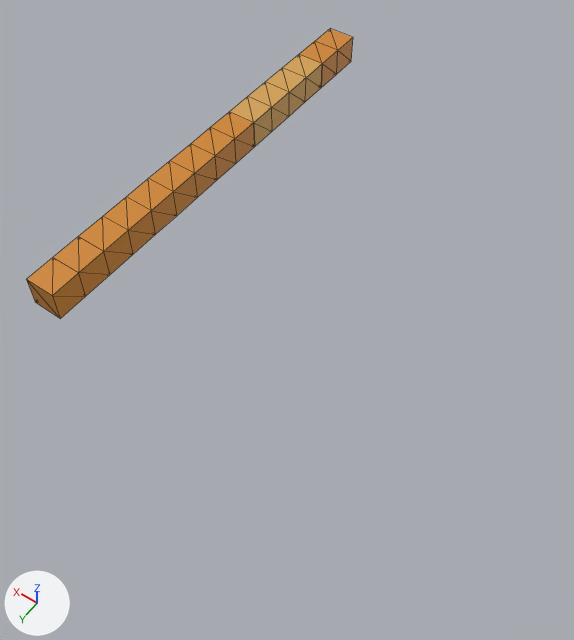
What one commit did to the glTF model battle_city_tank/mamont_gun.gltf.
Both versions are drawn from a 50 mm lens placed at (-13.62, 8.0, 17.0), pointed at (-5.29, -3.67, -1.34). Every picture has the same lights, and +X, +Y and +Z are marked at lower left. Mesh edges are drawn as thin lines. Vertices at the same position are counted once.

In view in the first picture: 'Cube', 'Плоскость.001'.
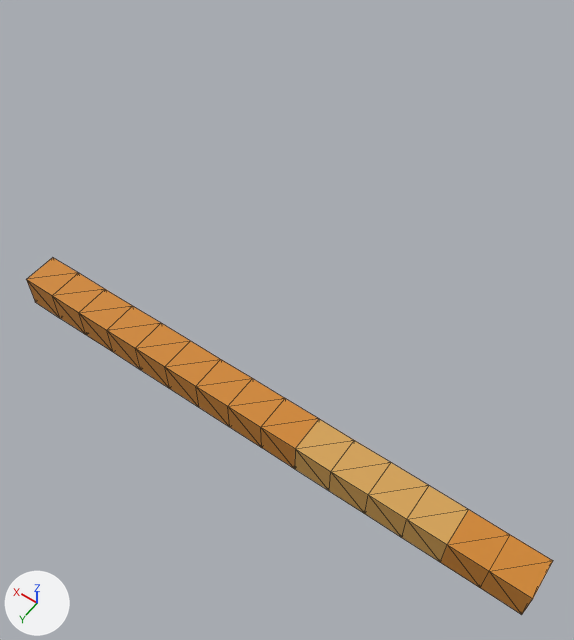
Where the change shows, as pixel boxes (x1, y1, x2, y2) in the pictures (574 x 640 px):
'Плоскость.001', reshaped, turned
    before: (229, 54, 322, 146)
    after: (26, 258, 553, 615)
'Cube', deleted (orange)
    before: (26, 29, 353, 319)
part 1 of me_плоскость_001, added (orange)
    after: (26, 258, 319, 469)
part 2 of me_плоскость_001, added (orange)
    after: (440, 510, 553, 615)

The change, as a diff of the scene's bpy script:
```diff
--- a/battle_city_tank/mamont_gun.gltf.py
+++ b/battle_city_tank/mamont_gun.gltf.py
@@ me_плоскость_001 @@
 # used by ob_плоскость_001; location = (0.0, 0.0, 0.0)
-me_плоскость_001.from_pydata(...)  # 20 vertices, 42 faces; spans x -0.5..0.5, y -12.5..-8.5, z -0.5..0.5
+me_плоскость_001.from_pydata(...)  # 64 vertices, 156 faces; spans x -0.5..0.5, y -14.5..0.5, z -0.5..0.5
+# me_плоскость_001 part 1
+# 36 vertices are added at x -0.5..0.5, y -7.5..0.5, z -0.5..0.5
+# 92 new faces join them, mat_material (orange #d1872e)
+# me_плоскость_001 part 2
+# 8 vertices are added at x -0.5..0.5, y -14.5..-13.5, z -0.5..0.5
+# 22 new faces join them, mat_material (orange #d1872e)
 me_плоскость_001.materials.append(mat_материал_001)
+me_плоскость_001.materials.append(mat_material)  # orange #d1872e
@@ ob_cube @@
-ob_cube = bpy.data.objects.new('Cube', me_cube)
-ob_cube.location = (0.0, 0.0, 0.0)
@@ ob_плоскость_001 @@
 ob_плоскость_001.location = (0.0, 0.0, 0.0)
+ob_плоскость_001.rotation_euler = (0.0, 0.0, -1.571)  # degrees (0, 0, -90)
```
